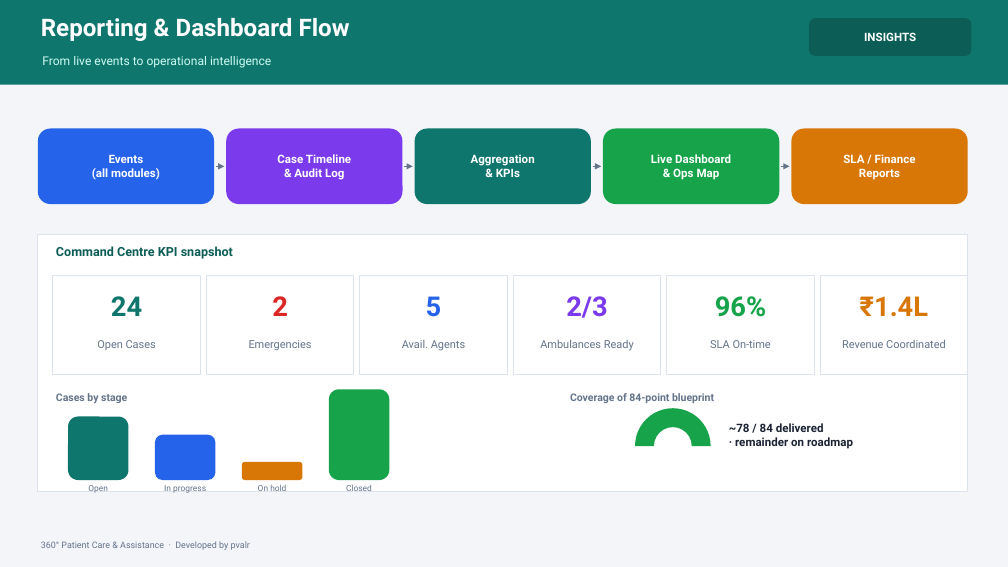
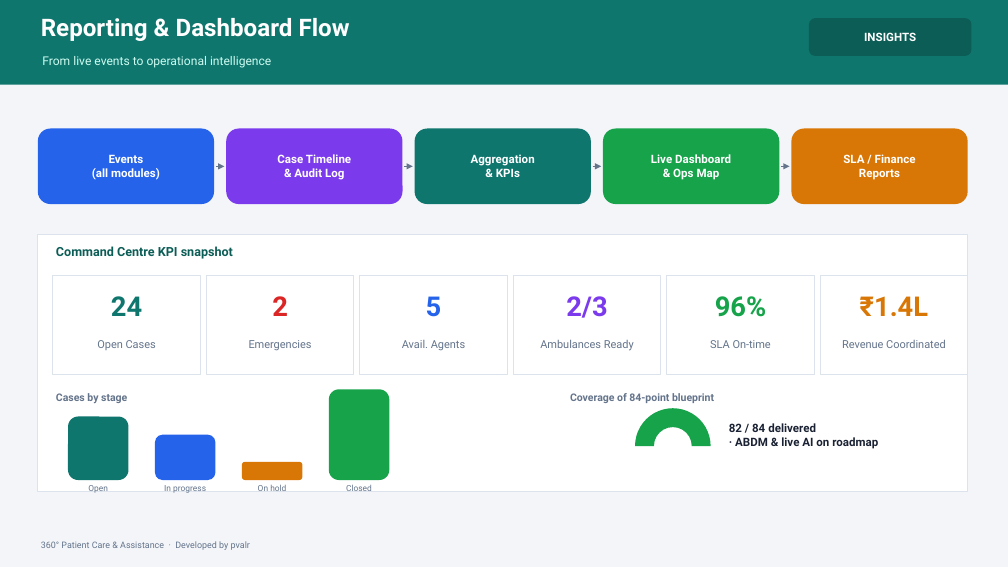
Before and after one commit to LakshmiReddy517/360-patient-and-doctor, a slide deck: slide 17 of 360_Patient_Care_Customer_Deck.pptx. Drawn at 1008x567 pixels with LibreOffice and Linux fonts; fonts in the diff are those of the drawing. Boxes give left, top, right and bottom in pixels: in the first picture for what was removed or moved away, otherwise in the second. Text is boxed around its words. In the diff, an @@ line names an element or a change of style, - is before the commit and + after.

```diff
--- a/360_Patient_Care_Customer_Deck.pptx
+++ b/360_Patient_Care_Customer_Deck.pptx
@@ text at (729, 423, 878, 449): text changed @@
-~78 / 84 delivered
-· remainder on roadmap
+82 / 84 delivered
+· ABDM & live AI on roadmap
```
Also in this commit, not shown: 1 other slide changed, 8 slides added, 1 other file.
